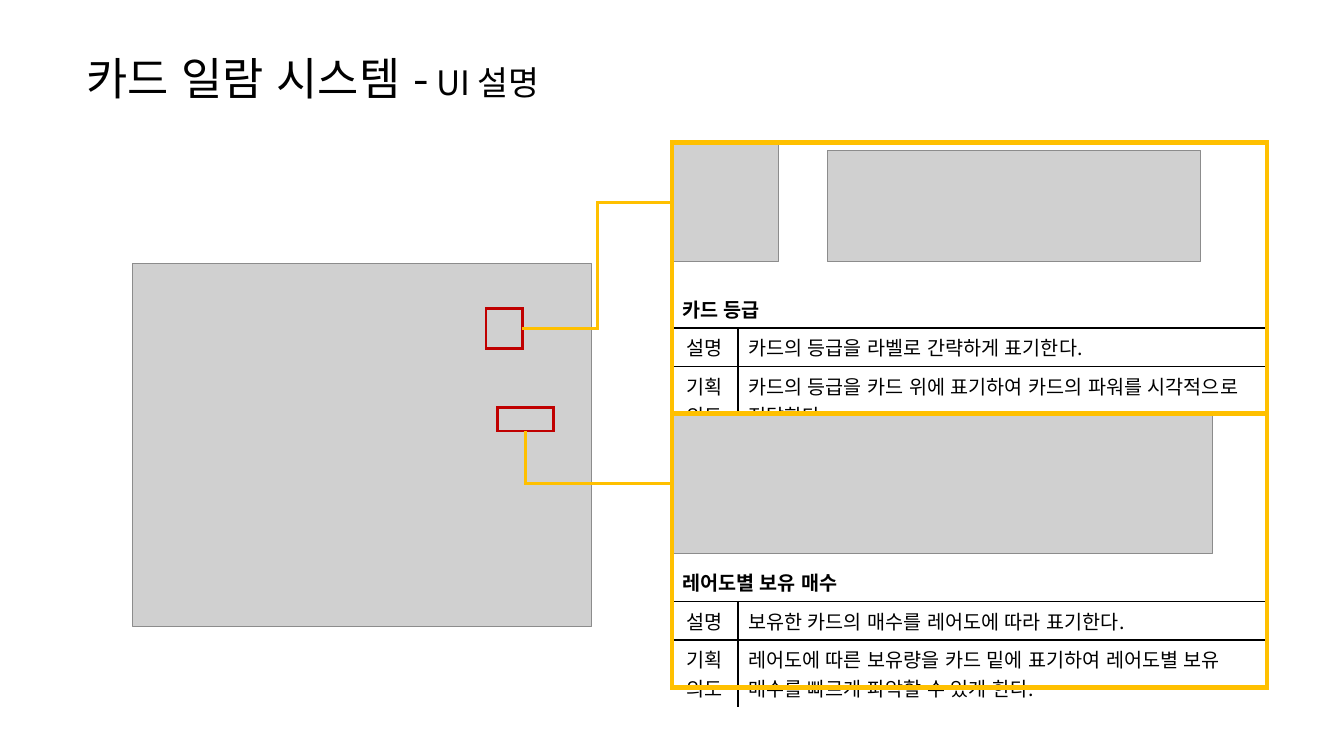
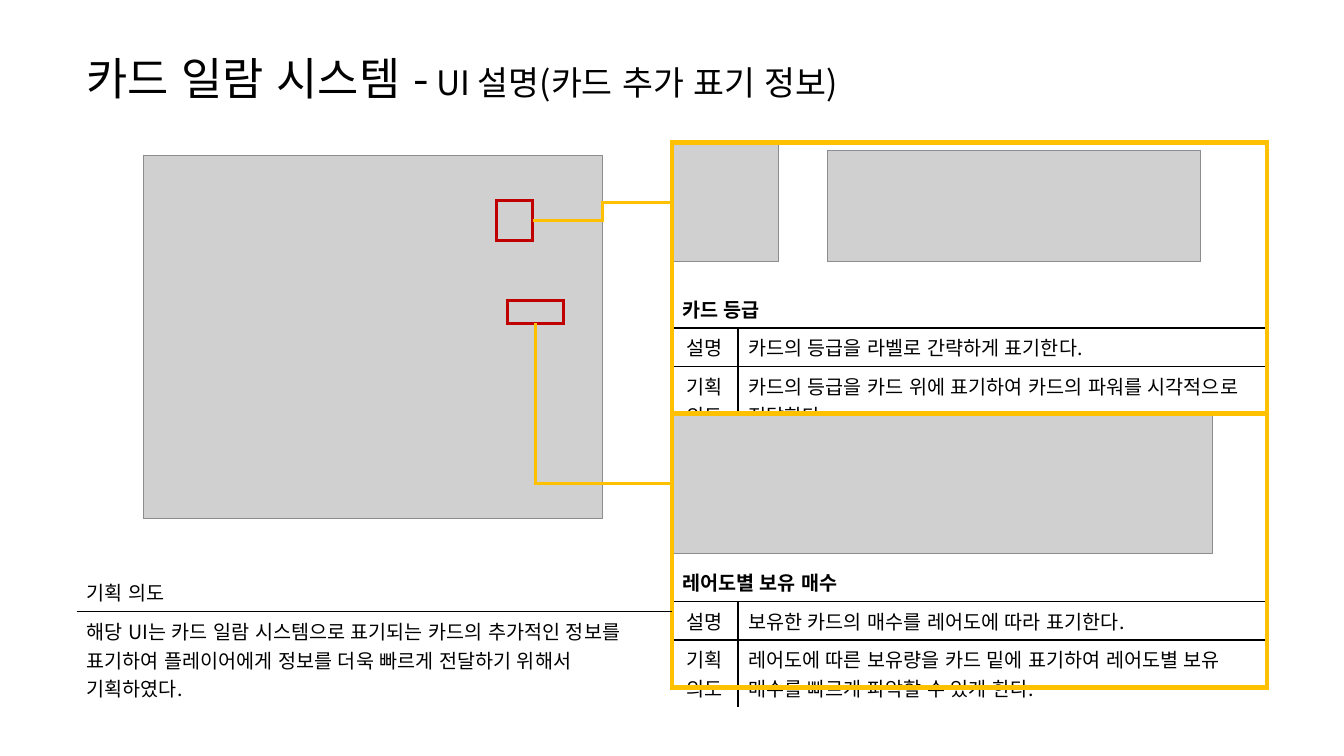
Before and after one commit to yjk0401/unityenginebasic_9th, a slide deck: slide 5 of 기획/체스/카드 일람.pptx. Drawn at 1344x756 pixels with LibreOffice and Linux fonts; fonts in the diff are those of the drawing; grey boxes stand for pictures. Boxes give left, top, right and bottom in pixels: in the first picture for what was removed or moved away, otherwise in the second. Text is boxed around its words. In the diff, an @@ line names an element or a change of style, - is before the commit and + after.

```diff
--- a/기획/체스/카드 일람.pptx
+++ b/기획/체스/카드 일람.pptx
@@ text at <box>87,58,838,102</box>: text changed; size 32 to 24 pt @@
-카드 일람 시스템 - UI 설명
+카드 일람 시스템 - UI 설명(카드 추가 표기 정보)
@@ elbow line moved from (522, 329) - (673, 203) to (532, 221) - (673, 203) @@
@@ 2 rectangles, 1 picture: place and size @@
-2 rectangles, 1 picture at <box>133,263,592,626</box>
+2 rectangles, 1 picture at <box>143,155,602,518</box>
@@ elbow line moved from (525, 432) - (673, 484) to (535, 324) - (673, 484) @@
@@ table added at <box>77,573,673,702</box>, 2 rows, 1 columns @@
+기획 의도
+해당 UI는 카드 일람 시스템으로 표기되는 카드의 추가적인 정보를 표기하여 플레이어에게 정보를 더욱 빠르게 전달하기 위해서 기획하였다.
```
Also in this commit, not shown: 5 other files.
